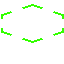
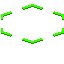
The second 64px x 64px image is a revision of the first. Changes to its layers:
painted on "Layer" over [1, 6, 64, 44]
